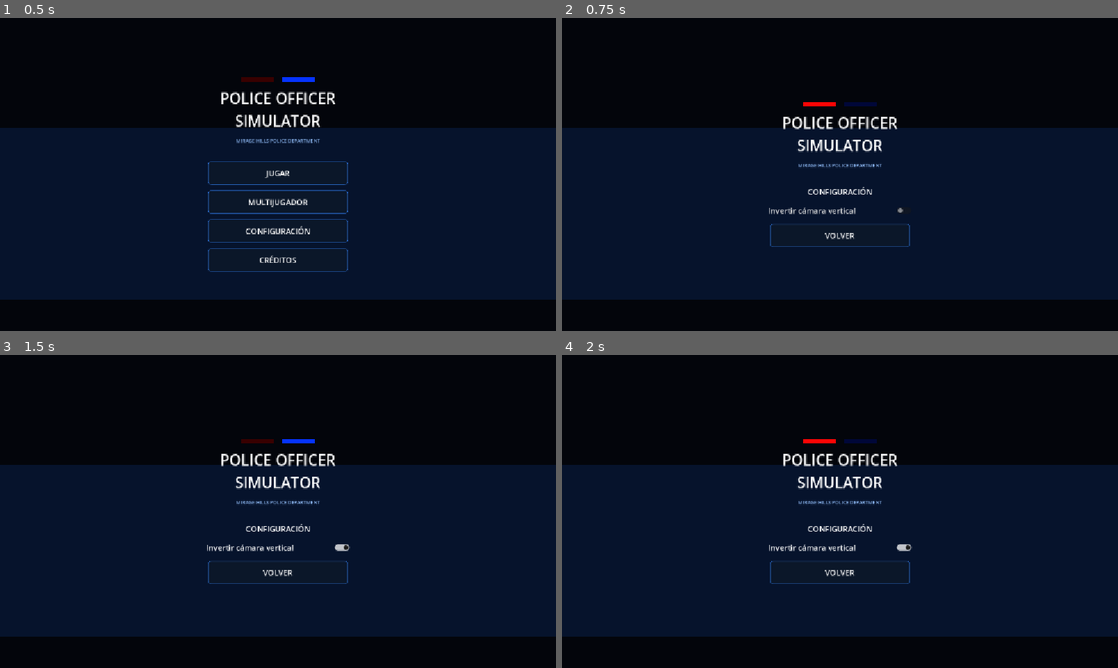
Above: before the commit, frames 1-4 (two rows, left to right).
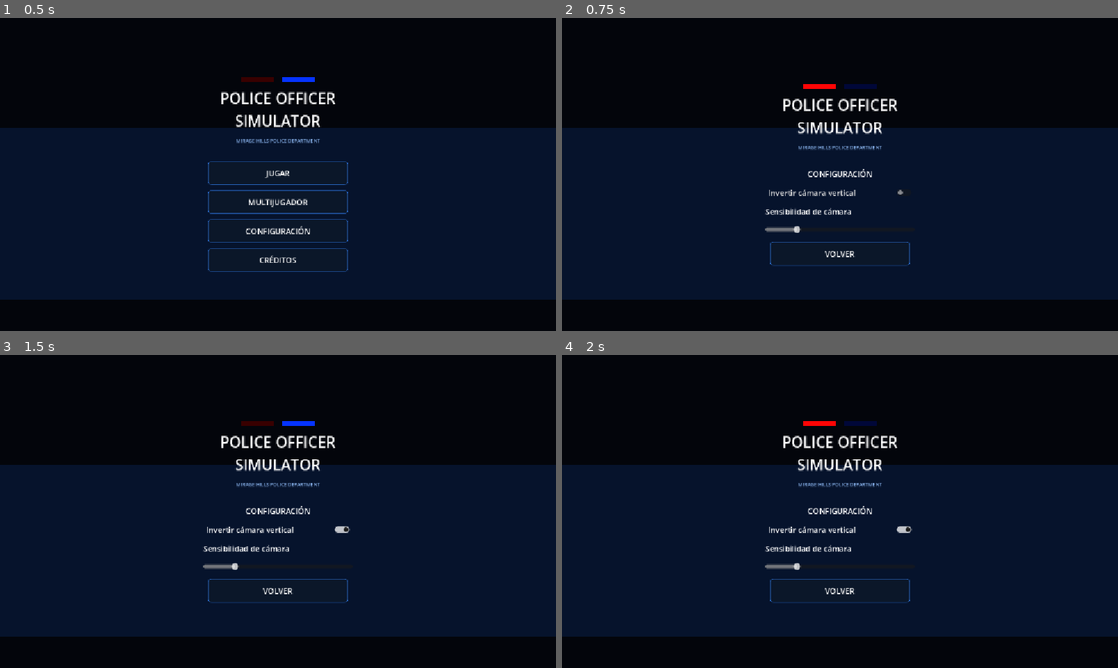
Above: after the commit, the same moments.

Repository: chetosflaminhot2014-cmd/Florida-District-Fire-Rescue
Game: Godot game, scene res://main.tscn
Two runs of this game, one before a commit and one after it. Both use one fixed random seed, a clock stepped at 60 frames per second and the inputs below.
Inputs:
- Up to frame 1 (0.5 s): no input
- Up to frame 2 (0.75 s): click "CONFIGURACIÓN" at 0.5 s
- Up to frame 3 (1.5 s): click "Invertir cámara vertical" at 1.25 s
- Up to frame 4 (2 s): no input

Frame 1 is identical in both runs. In frame 2, 3.1% of the frame differs, in the area x 36-63%, y 21-80%; in frame 3, 3.2%; in frame 4, 3.2%.

Commit message:
Improve 3D character models, city facades and camera controls

Diff:
--- a/main.gd
+++ b/main.gd
@@ -219,6 +219,17 @@
 	invert.button_pressed = invert_camera
 	invert.toggled.connect(func(value: bool): invert_camera = value)
 	menu_panel.add_child(invert)
+	var sensitivity_label := Label.new()
+	sensitivity_label.text = "Sensibilidad de cámara"
+	menu_panel.add_child(sensitivity_label)
+	var sensitivity := HSlider.new()
+	sensitivity.min_value = 0.001
+	sensitivity.max_value = 0.006
+	sensitivity.step = 0.0005
+	sensitivity.value = mouse_sensitivity
+	sensitivity.custom_minimum_size = Vector2(260, 28)
+	sensitivity.value_changed.connect(func(value: float): mouse_sensitivity = value)
+	menu_panel.add_child(sensitivity)
 	_add_button("VOLVER", _show_main_menu)
 
 func _show_credits() -> void:
@@ -354,16 +365,27 @@
 	var size_z := rng.randf_range(9.0, 14.0)
 	var style := rng.randi_range(0, 2)
 	if style == 0:
-		# Small suburban house with a pitched-looking roof made from a simple cap.
 		height = rng.randf_range(4.0, 6.0)
 		size_x = rng.randf_range(8.0, 10.0)
 		size_z = rng.randf_range(8.0, 11.0)
 	_box("CivilianBuilding", Vector3(size_x, height, size_z), base_position + Vector3(0, height / 2.0, 0), building_color, true)
 	var roof_color := building_color.darkened(0.28)
-	_box("CivilianRoof", Vector3(size_x + 0.55, 0.35, size_z + 0.55), base_position + Vector3(0, height + 0.15, 0), roof_color, false)
-	for floor_index in range(1, max(2, int(height / 2.5))):
-		for window_index in range(2):
-			_box("CivilianWindow", Vector3(1.2, 0.8, 0.07), base_position + Vector3(-size_x * 0.24 + window_index * size_x * 0.48, floor_index * 2.2, -size_z / 2.0 - 0.05), Color(0.14, 0.28, 0.38), false)
+	if style == 0:
+		# Techo a dos aguas simulado con una pieza elevada y aleros visibles.
+		_box("HouseRoof", Vector3(size_x + 0.9, 0.35, size_z + 0.9), base_position + Vector3(0, height + 0.18, 0), roof_color, false)
+	else:
+		_box("BuildingRoof", Vector3(size_x + 0.5, 0.28, size_z + 0.5), base_position + Vector3(0, height + 0.14, 0), roof_color, false)
+	# Fachada con ventanas separadas, marcos y puerta reconocible.
+	var floors := max(1, int(height / 2.6))
+	for floor_index in range(floors):
+		for window_index in range(3):
+			var wx := -size_x * 0.32 + window_index * size_x * 0.32
+			var wy := 1.4 + floor_index * 2.35
+			_box("WindowFrame", Vector3(1.45, 1.05, 0.16), base_position + Vector3(wx, wy, -size_z / 2.0 - 0.08), Color(0.88, 0.83, 0.68), false)
+			_box("CivilianWindow", Vector3(1.18, 0.8, 0.08), base_position + Vector3(wx, wy, -size_z / 2.0 - 0.17), Color(0.12, 0.29, 0.4), false)
+	_box("FrontDoor", Vector3(1.15, 2.15, 0.12), base_position + Vector3(0, 1.08, -size_z / 2.0 - 0.12), Color(0.18, 0.12, 0.08), false)
+	if style == 0:
+		_box("Porch", Vector3(2.8, 0.18, 1.2), base_position + Vector3(0, 0.12, -size_z / 2.0 - 0.6), Color(0.55, 0.52, 0.45), false)
 
 func _create_trees() -> void:
 	for i in range(34):
@@ -443,22 +465,49 @@
 	camera_pivot.add_child(camera)
 
 func _make_person(female: bool, police: bool, role: String = "civilian") -> Node3D:
+	# Personajes 3D estilizados con cápsulas y esferas, sin cuerpos hechos de cubos.
 	var person := Node3D.new()
 	var uniform := Color(0.07, 0.12, 0.23) if police else Color(rng.randf_range(0.25,0.85), rng.randf_range(0.25,0.8), rng.randf_range(0.25,0.8))
 	if role == "ems": uniform = Color(0.04, 0.38, 0.42)
 	elif role == "fire": uniform = Color(0.62, 0.08, 0.06)
 	elif role == "sheriff": uniform = Color(0.42, 0.32, 0.12)
-	_add_person_box(person, Vector3(0.55, 0.75, 0.3), Vector3(0, 1.0, 0), uniform)
-	_add_person_box(person, Vector3(0.22, 0.55, 0.24), Vector3(-0.19, 0.36, 0), uniform.darkened(0.12))
-	_add_person_box(person, Vector3(0.22, 0.55, 0.24), Vector3(0.19, 0.36, 0), uniform.darkened(0.12))
-	_add_person_box(person, Vector3(0.17, 0.55, 0.18), Vector3(-0.39, 1.0, 0), uniform)
-	_add_person_box(person, Vector3(0.17, 0.55, 0.18), Vector3(0.39, 1.0, 0), uniform)
-	_sphere_child(person, Vector3(0, 1.65, 0), 0.25, Color(0.72,0.53,0.4))
-	if police:
-		_add_person_box(person, Vector3(0.22, 0.13, 0.05), Vector3(0, 1.12, -0.17), Color(0.85,0.72,0.2))
+	var skin := Color(0.72, 0.53, 0.4)
+	var pants := Color(0.045, 0.065, 0.1) if police or role == "sheriff" else Color(0.12, 0.13, 0.16)
+	_add_person_capsule(person, Vector3(0, 1.08, 0), 0.29, 0.72, uniform)
+	_add_person_capsule(person, Vector3(-0.16, 0.43, 0), 0.105, 0.55, pants)
+	_add_person_capsule(person, Vector3(0.16, 0.43, 0), 0.105, 0.55, pants)
+	_add_person_capsule(person, Vector3(-0.39, 1.04, 0), 0.095, 0.55, uniform, Vector3(0, 0, -10))
+	_add_person_capsule(person, Vector3(0.39, 1.04, 0), 0.095, 0.55, uniform, Vector3(0, 0, 10))
+	_add_person_capsule(person, Vector3(-0.16, 0.12, -0.015), 0.105, 0.22, Color(0.025, 0.03, 0.04))
+	_add_person_capsule(person, Vector3(0.16, 0.12, -0.015), 0.105, 0.22, Color(0.025, 0.03, 0.04))
+	_sphere_child(person, Vector3(0, 1.64, 0), 0.22, skin)
+	_add_person_capsule(person, Vector3(0, 1.43, 0), 0.09, 0.12, skin)
+	if police or role == "sheriff":
+		_add_person_capsule(person, Vector3(0, 1.84, 0), 0.23, 0.09, Color(0.045, 0.065, 0.1))
+		_add_person_capsule(person, Vector3(0, 1.77, 0), 0.24, 0.035, Color(0.8, 0.65, 0.2))
+		_sphere_child(person, Vector3(0.12, 1.1, -0.245), 0.055, Color(0.9, 0.72, 0.18))
+	elif role == "fire":
+		_add_person_capsule(person, Vector3(0, 1.82, 0), 0.23, 0.08, Color(0.88, 0.48, 0.08))
+	elif role == "ems":
+		_add_person_capsule(person, Vector3(0, 1.82, 0), 0.22, 0.07, Color(0.8, 0.85, 0.86))
 	return person
 
+func _add_person_capsule(parent: Node3D, pos: Vector3, radius: float, height: float, color: Color, angles := Vector3.ZERO) -> void:
+	var mesh_node := MeshInstance3D.new()
+	var mesh := CapsuleMesh.new()
+	mesh.radius = radius
+	mesh.height = maxf(height, radius * 2.0)
+	mesh_node.mesh = mesh
+	var material := StandardMaterial3D.new()
+	material.albedo_color = color
+	material.roughness = 0.82
+	mesh_node.material_override = material
+	mesh_node.position = pos
+	mesh_node.rotation_degrees = angles
+	parent.add_child(mesh_node)
+
 func _add_person_box(parent: Node3D, size: Vector3, pos: Vector3, color: Color) -> void:
+	# Se conserva para detalles de vehículos; los personajes usan cápsulas.
 	var m := MeshInstance3D.new()
 	var mesh := BoxMesh.new()
 	mesh.size = size
